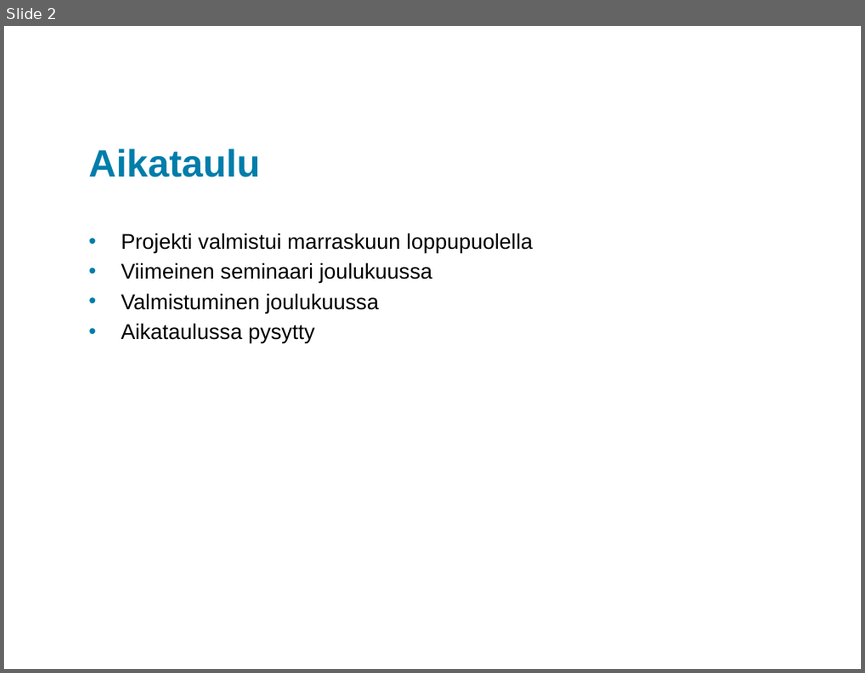
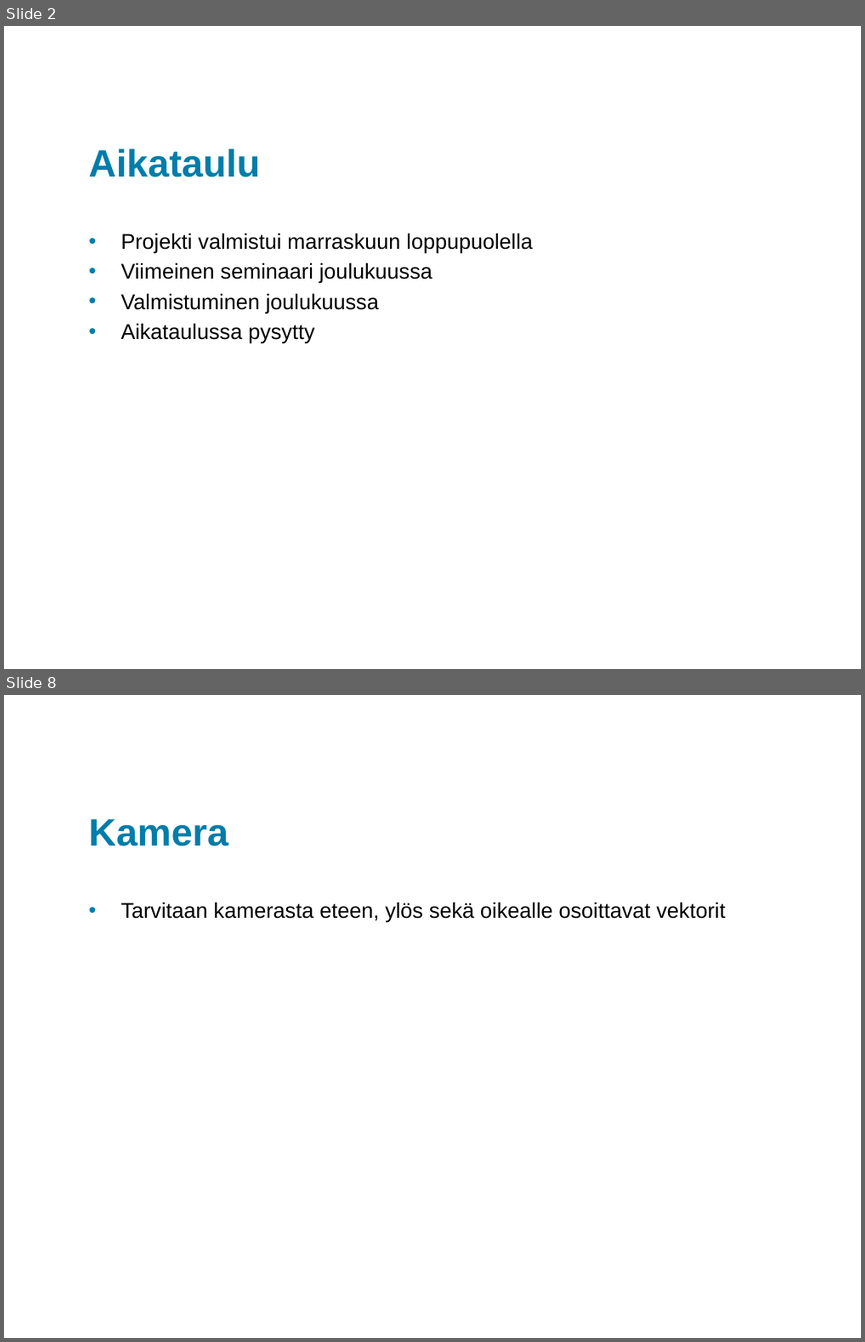
Before and after one commit to king784/GLJRPG, a slide deck: Presentation/GLJRPGViimeinenSeminaariXAMK.pptx. Shown one above the other, each under a label of ours: slide 2 before the commit, slides 2 and 8 after it; the slides between them are not shown. The pictures are 865x673 and 865x1342 pixels, drawn with LibreOffice and Linux fonts; fonts in the diff are those of the drawing; background and template pictures are left out. Boxes give left, top, right and bottom in pixels: in the first picture for what was removed or moved away, otherwise in the second. Text is boxed around its words. In the diff, an @@ line names an element or a change of style, - is before the commit and + after.

```diff
--- a/Presentation/GLJRPGViimeinenSeminaariXAMK.pptx
+++ b/Presentation/GLJRPGViimeinenSeminaariXAMK.pptx
@@ slide 8 added at box(4, 695, 861, 1338), background #FFFFFF @@
@@ title added at box(89, 819, 228, 846), 32 pt, text #007DAA, bold @@
+Kamera
@@ text added at box(121, 902, 725, 923), 18 pt, text #000000 @@
+• Tarvitaan kamerasta eteen, ylös sekä oikealle osoittavat vektorit
```
Also in this commit, not shown: 1 slide changed, 4 other slides added, 1 slide removed.
